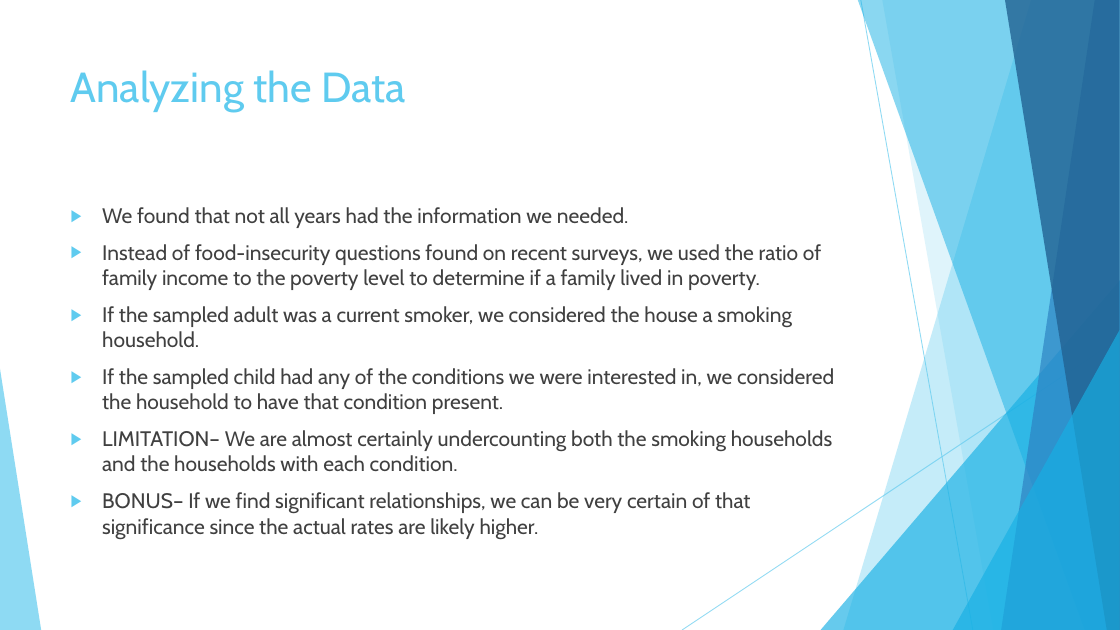
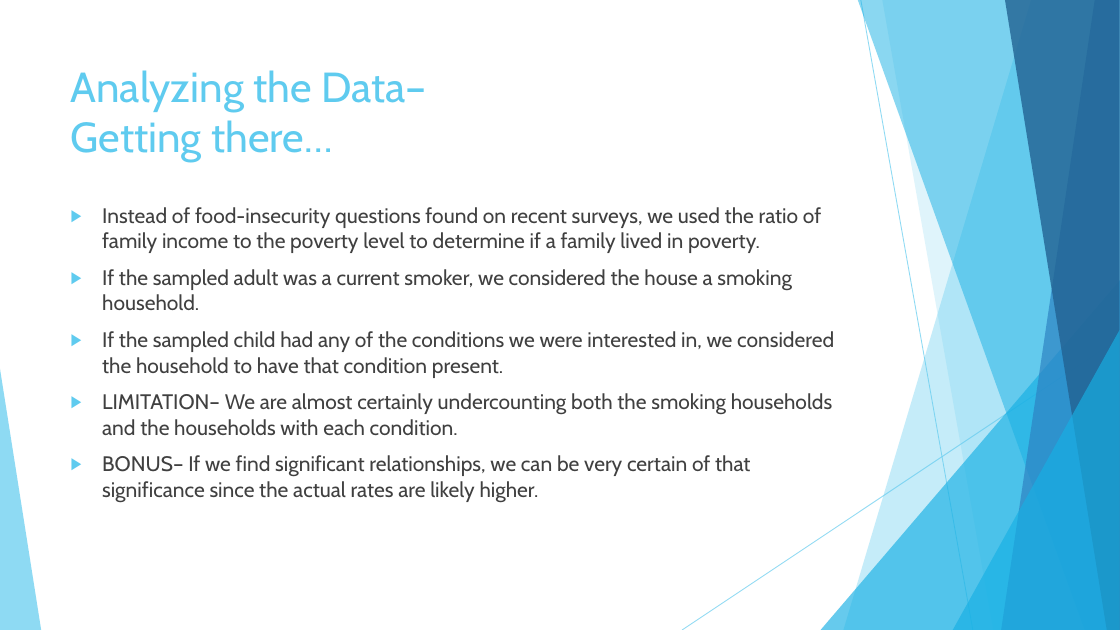
Before and after one commit to kmorehead33/healthcare_project, a slide deck: slide 10 of Presentation.pptx (slide 6 before the commit). Drawn at 1120x630 pixels with LibreOffice and Linux fonts; fonts in the diff are those of the drawing. Boxes give left, top, right and bottom in pixels: in the first picture for what was removed or moved away, otherwise in the second. Text is boxed around its words. In the diff, an @@ line names an element or a change of style, - is before the commit and + after.

Commit message:
Added slides to demonstrate how we obtained and read data in

```diff
--- a/Presentation.pptx
+++ b/Presentation.pptx
@@ title at (x1=71, y1=70, x2=426, y2=162): text changed @@
-Analyzing the Data
+Analyzing the Data–
+Getting there…
@@ text at (x1=102, y1=207, x2=629, y2=228): paragraph removed @@
-▶ We found that not all years had the information we needed.
```
Also in this commit, not shown: 3 other slides changed, 4 slides added.
